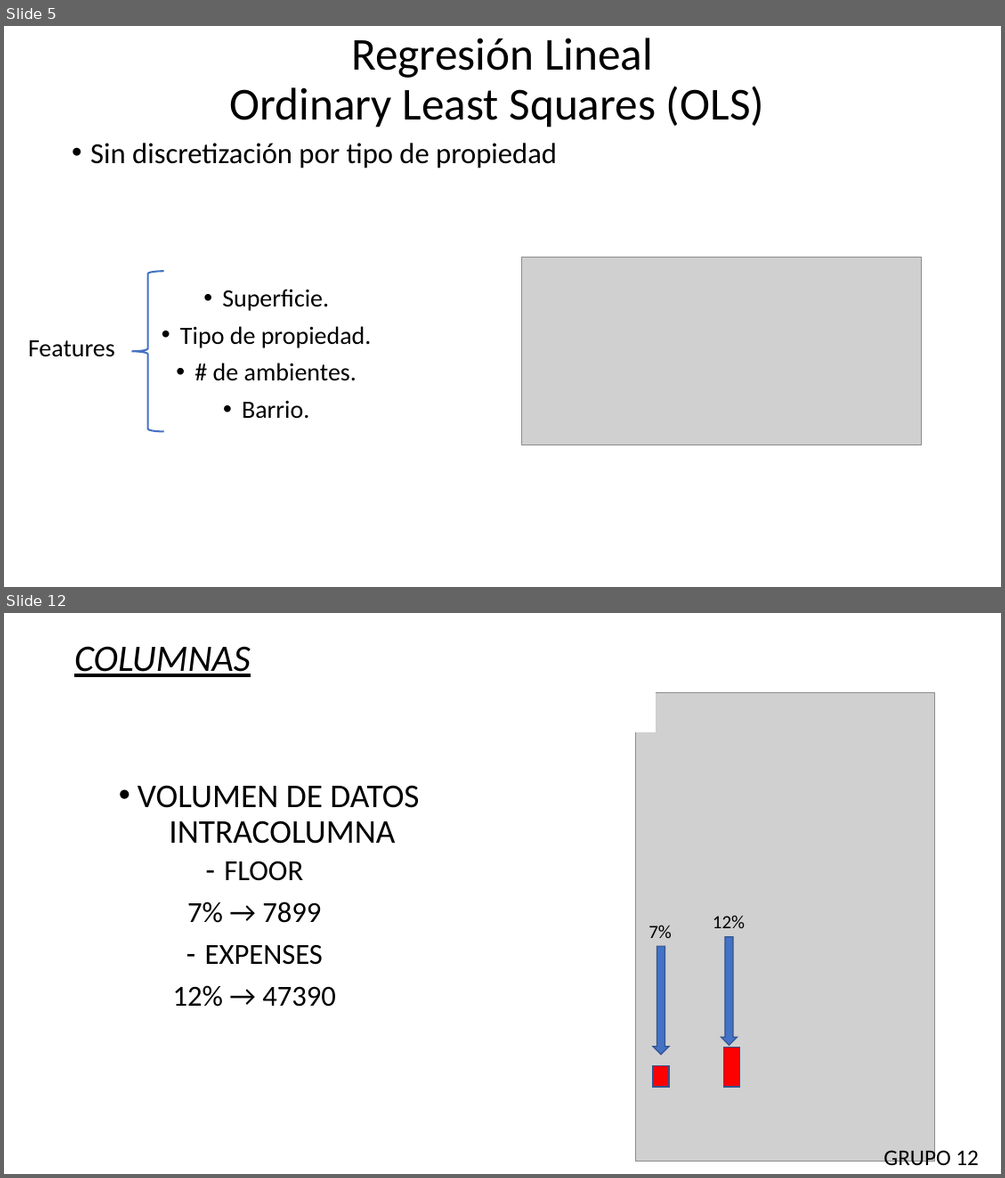
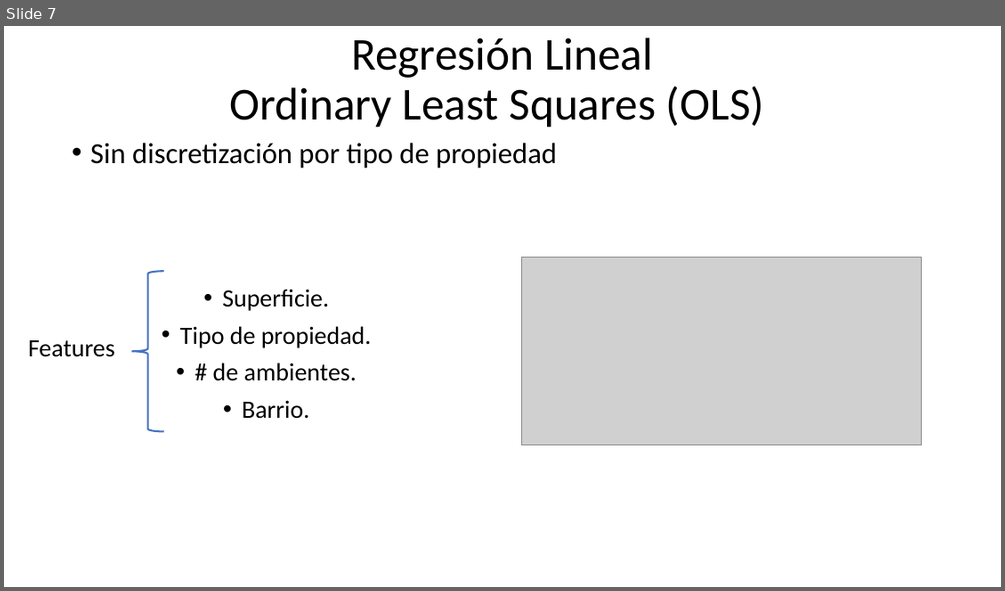
Before and after one commit to asasa293/limpieza_datos, a slide deck: TP2/TP2_GRUPO12.pptx. Shown one above the other, each under a label of ours: slides 5 and 12 before the commit, slide 7 after it; the slides between them are not shown. The pictures are 1005x1178 and 1005x591 pixels, drawn with LibreOffice and Linux fonts; fonts in the diff are those of the drawing; grey boxes stand for pictures. Boxes give left, top, right and bottom in pixels: in the first picture for what was removed or moved away, otherwise in the second. Text is boxed around its words. In the diff, an @@ line names an element or a change of style, - is before the commit and + after.

```diff
--- a/TP2/TP2_GRUPO12.pptx
+++ b/TP2/TP2_GRUPO12.pptx
@@ slide 12 removed at [4, 613, 1001, 1174], background #FFFFFF @@
@@ text removed at [74, 646, 251, 677] @@
-COLUMNAS
@@ rectangle removed at [620, 686, 655, 731] @@
@@ picture removed at [635, 692, 934, 1161] @@
@@ rectangle removed at [914, 703, 979, 1076] @@
@@ text removed at [138, 785, 419, 844] @@
-• VOLUMEN DE DATOS INTRACOLUMNA
@@ text removed at [173, 860, 336, 1006] @@
-– FLOOR
-7% → 7899
-– EXPENSES
-12% → 47390
@@ text removed at [648, 925, 672, 938] @@
-7%
@@ text removed at [712, 915, 744, 928] @@
-12%
@@ down arrow removed at [653, 946, 670, 1054] @@
@@ down arrow removed at [721, 937, 737, 1046] @@
@@ rectangle removed at [653, 1066, 670, 1087] @@
@@ rectangle removed at [723, 1047, 740, 1087] @@
@@ text removed at [883, 1146, 979, 1170] @@
-GRUPO 12
@@ what was slide 5 is now slide 7 @@
```
Also in this commit, not shown: 1 slide changed, 10 slides added, 19 other slides removed, 2 other files.
